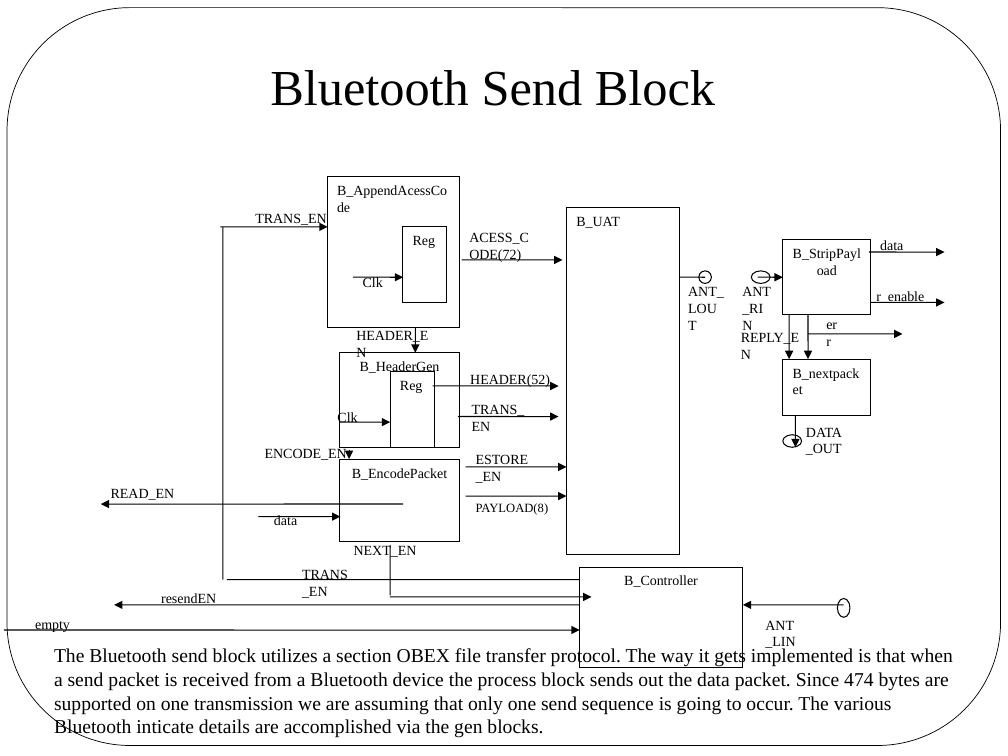
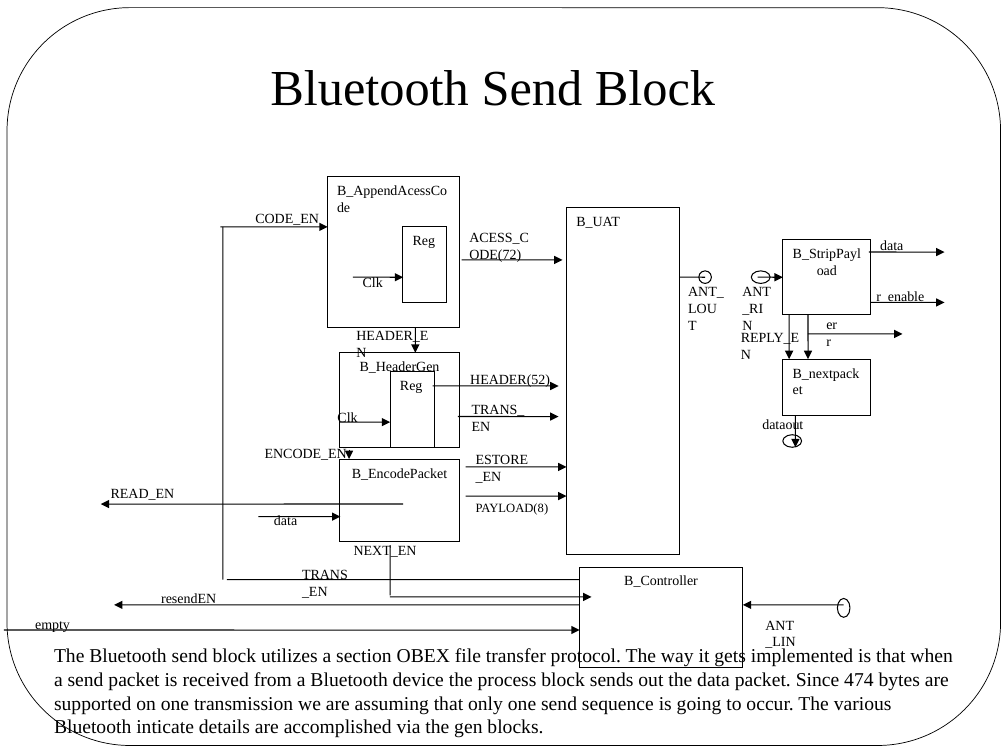
Before and after one commit to YonatanFeleke/ece437-key-logger, a slide deck: slide 19 of bTooth/Wireless Keylogger.odp. Drawn at 1008x756 pixels with LibreOffice and Linux fonts; fonts in the diff are those of the drawing. Boxes give left, top, right and bottom in pixels: in the first picture for what was removed or moved away, otherwise in the second. Text is boxed around its words. In the diff, an @@ line names an element or a change of style, - is before the commit and + after.

```diff
--- a/bTooth/Wireless Keylogger.odp
+++ b/bTooth/Wireless Keylogger.odp
@@ text at (x1=255, y1=213, x2=319, y2=227): text changed @@
-TRANS_EN
+CODE_EN
@@ text at (x1=762, y1=418, x2=803, y2=433): text changed @@
-DATA_OUT
+dataout
```
Also in this commit, not shown: 3 other files.
